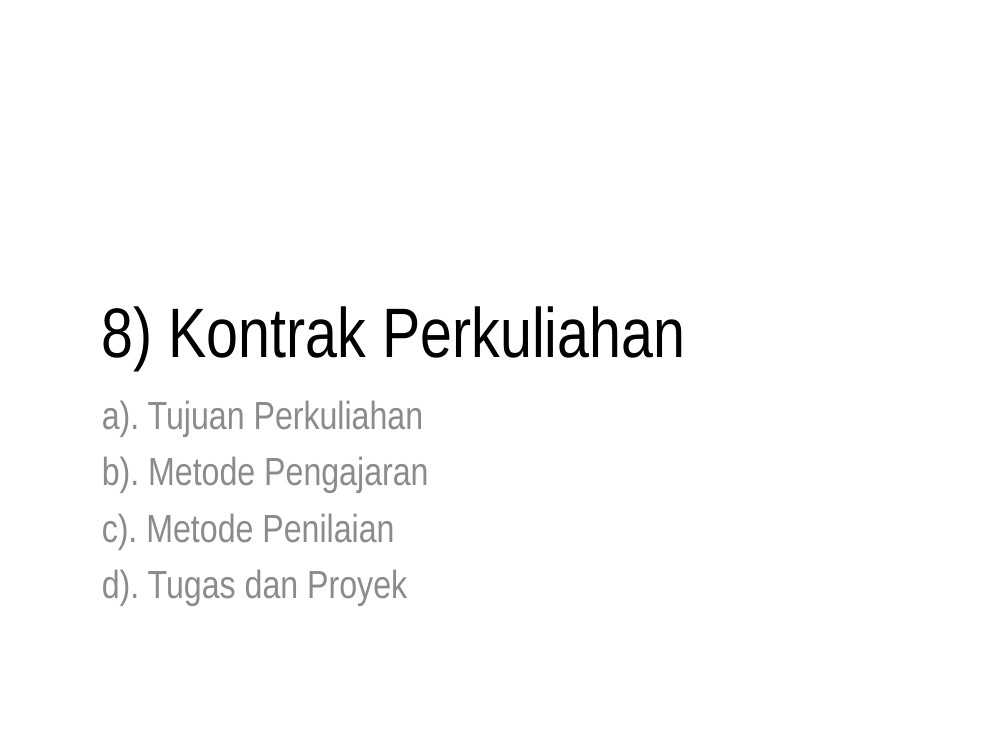
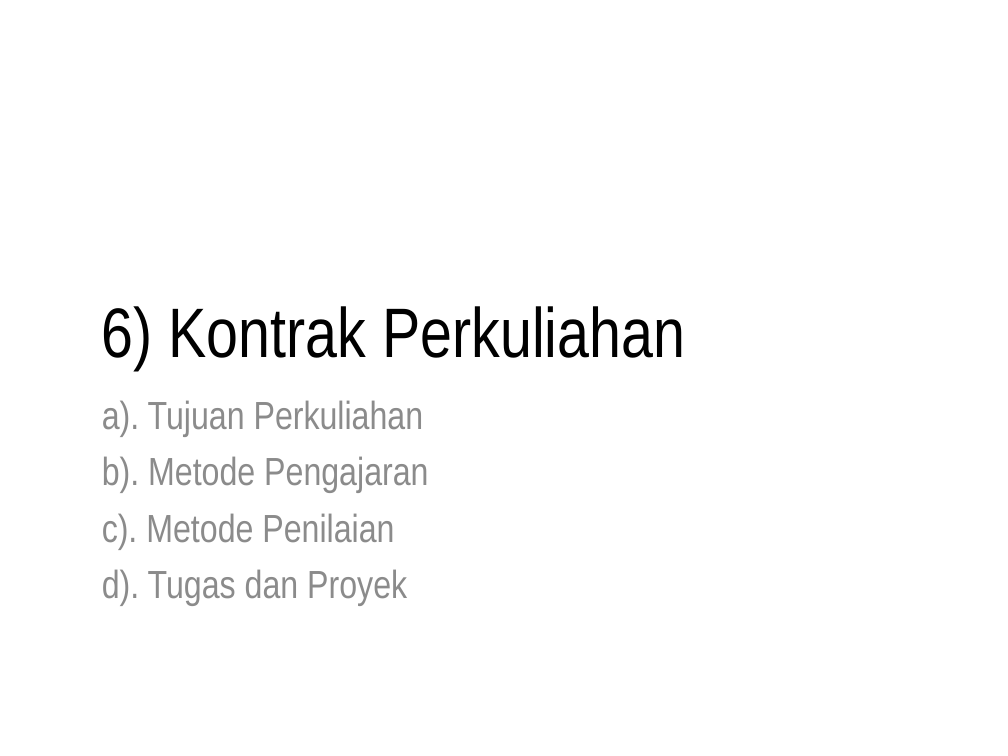
Before and after one commit to doniaft/Analisa-Desain-Sistem-Informasi, a slide deck: slide 26 of 1. Bahan Ajar/01. ADSI - Pendahuluan.pptx (slide 42 before the commit). Drawn at 1008x756 pixels with LibreOffice and Linux fonts; fonts in the diff are those of the drawing. Boxes give left, top, right and bottom in pixels: in the first picture for what was removed or moved away, otherwise in the second. Text is boxed around its words. In the diff, an @@ line names an element or a change of style, - is before the commit and + after.

```diff
--- a/1. Bahan Ajar/01. ADSI - Pendahuluan.pptx
+++ b/1. Bahan Ajar/01. ADSI - Pendahuluan.pptx
@@ title at (x1=102, y1=306, x2=685, y2=370): text changed @@
-8) Kontrak Perkuliahan
+6) Kontrak Perkuliahan
```
Also in this commit, not shown: 9 other slides changed, 1 slide added, 16 slides removed, 1 other file.
